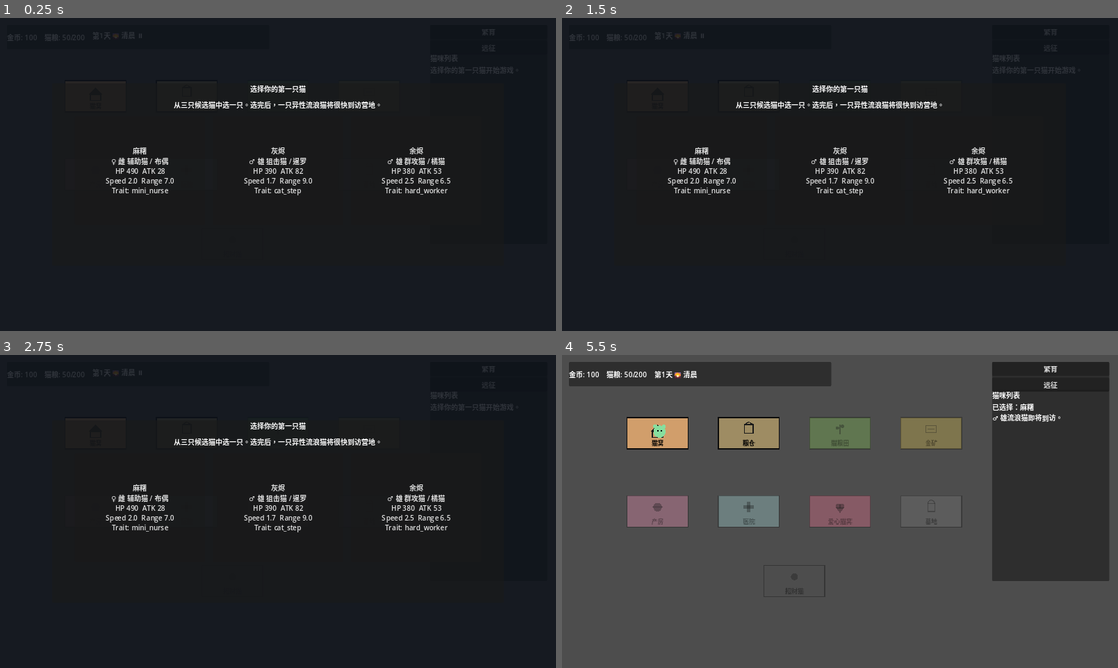
Above: before the commit, frames 1-4 (two rows, left to right).
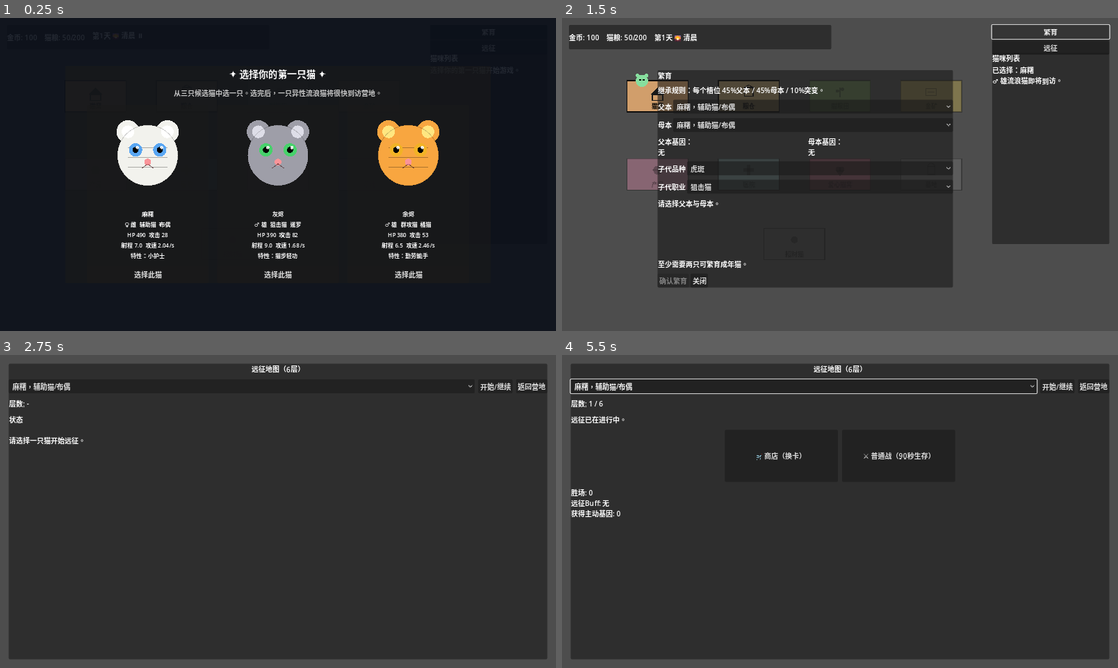
Above: after the commit, the same moments.

Repository: chriszcc1021/superMaomao
Game: Godot game, scene res://scenes/camp/CampScene.tscn
Same seed, same stepped clock (60 frames per second), same inputs: the game is played once before the commit and once after it.
Inputs (mouse positions are in pixels of both pictures, inside the frame that each line leads up to):
- Up to frame 1 (0.25 s): no input
- Up to frame 2 (1.5 s): click (712, 274) at 0.5 s, where only the run after the commit has a clickable "选择此猫"; click "繁育" at 1.25 s
- Up to frame 3 (2.75 s): click "远征" at 2 s
- Up to frame 4 (5.5 s): click (1056, 386) at 2.75 s, where only the run after the commit has a clickable "开始/继续"; click (1056, 386) at 3.5 s, where only the run after the commit has a clickable "开始/继续"; click (801, 386) at 4.25 s, where only the run after the commit has a clickable "麻糬，辅助猫/布偶"; click (701, 508) at 5 s, where only the run before the commit has a clickable "麻糬 ♀ 雌 辅助猫 / 布偶 HP 490 ATK 28…"

The runs differ from the first frame. In frame 1, 8.9% of the frame differs, in the area x 19-81%, y 16-84%; in frame 2, 61%; in frame 3, 20%; in frame 4, 74%, in the area x 1-99%, y 2-98%.

Commit message:
feat: 首选猫卡片UI - 带猫咪外观预览的卡片式选择界面
- 新增 StarterCatPreview.gd (Control子类)：用draw_circle绘制猫咪外观
  - 支持毛色(orange/black/white/gray)、眼睛颜色(blue/green/amber)
  - 支持花纹(tabby条纹/spotted斑点/tortoise玳瑁/colorpoint重点色)
  - 耳朵内侧高光、眼睛瞳孔反光、鼻嘴细节
- 首选猫overlay改造为3张卡片横排布局
  - 上方：猫咪外观预览区(280x170)
  - 中间：猫名/性别/职业/品种/HP/ATK/射程/攻速/特性文字
  - 下方：「选择此猫」按钮
- 去掉旧的纯文字Button方案

Diff:
--- a/scenes/camp/CampScene.gd
+++ b/scenes/camp/CampScene.gd
@@ -2,6 +2,7 @@
 
 const CatSpriteScene := preload("res://scenes/common/CatSprite.tscn")
 const DayManagerScript := preload("res://scenes/camp/DayManager.gd")
+const StarterCatPreviewScript := preload("res://scenes/camp/ui/StarterCatPreview.gd")
 
 const BUILDING_SCENES := {
 	"cat_house": preload("res://scenes/camp/buildings/CatHouse.tscn"),
@@ -61,6 +62,8 @@
 var _starter_overlay: Control = null
 var _starter_hint_label: Label = null
 var _starter_choice_buttons: Array[Button] = []
+var _starter_previews: Array[Control] = []
+var _starter_info_labels: Array[Label] = []
 var _starter_overlay_paused_time: bool = false
 
 # 升级按钮容器（动态创建）
@@ -588,57 +591,98 @@
 	if _starter_overlay != null:
 		return
 
+	# ── 全屏半透明遮罩 ──
 	var overlay := ColorRect.new()
 	overlay.name = "StarterOverlay"
 	overlay.set_anchors_preset(Control.PRESET_FULL_RECT)
-	overlay.color = Color(0.05, 0.07, 0.10, 0.86)
+	overlay.color = Color(0.04, 0.06, 0.10, 0.90)
 	overlay.mouse_filter = Control.MOUSE_FILTER_STOP
 
+	# ── 中央主面板 ──
 	var panel := PanelContainer.new()
-	panel.custom_minimum_size = Vector2(1040.0, 420.0)
+	panel.custom_minimum_size = Vector2(980.0, 500.0)
 	panel.anchor_left = 0.5
 	panel.anchor_top = 0.5
 	panel.anchor_right = 0.5
 	panel.anchor_bottom = 0.5
-	panel.offset_left = -520.0
-	panel.offset_top = -210.0
-	panel.offset_right = 520.0
-	panel.offset_bottom = 210.0
+	panel.offset_left = -490.0
+	panel.offset_top = -250.0
+	panel.offset_right = 490.0
+	panel.offset_bottom = 250.0
 	overlay.add_child(panel)
 
 	var root := VBoxContainer.new()
 	root.size_flags_horizontal = Control.SIZE_EXPAND_FILL
 	root.size_flags_vertical = Control.SIZE_EXPAND_FILL
-	root.add_theme_constant_override("separation", 14)
+	root.add_theme_constant_override("separation", 16)
 	panel.add_child(root)
 
+	# ── 标题 ──
 	var title := Label.new()
-	title.text = "选择你的第一只猫"
+	title.text = "✦ 选择你的第一只猫 ✦"
 	title.horizontal_alignment = HORIZONTAL_ALIGNMENT_CENTER
+	title.add_theme_font_size_override("font_size", 22)
 	root.add_child(title)
 
+	# ── 副标题 ──
 	var hint := Label.new()
 	hint.text = "从三只候选猫中选一只。选完后，一只异性流浪猫将很快到访营地。"
-	hint.autowrap_mode = TextServer.AUTOWRAP_WORD_SMART
 	hint.horizontal_alignment = HORIZONTAL_ALIGNMENT_CENTER
+	hint.add_theme_color_override("font_color", Color(0.78, 0.78, 0.78))
 	root.add_child(hint)
 	_starter_hint_label = hint
 
+	# ── 三张卡片横排 ──
 	var choices := HBoxContainer.new()
 	choices.alignment = BoxContainer.ALIGNMENT_CENTER
-	choices.add_theme_constant_override("separation", 18)
+	choices.size_flags_vertical = Control.SIZE_EXPAND_FILL
+	choices.add_theme_constant_override("separation", 20)
 	root.add_child(choices)
 
 	for index in GameConstants.STARTER_CHOICE_COUNT:
-		var button := Button.new()
-		button.custom_minimum_size = Vector2(300.0, 250.0)
-		button.clip_text = false
-		button.pressed.connect(_on_starter_choice_pressed.bind(index))
-		choices.add_child(button)
-		_starter_choice_buttons.append(button)
+		var card := _build_starter_card(index)
+		choices.add_child(card)
 
 	_ui_layer.add_child(overlay)
 	_starter_overlay = overlay
+
+func _build_starter_card(index: int) -> PanelContainer:
+	# ── 卡片外框 ──
+	var card := PanelContainer.new()
+	card.custom_minimum_size = Vector2(280.0, 390.0)
+	card.size_flags_vertical = Control.SIZE_EXPAND_FILL
+
+	var inner := VBoxContainer.new()
+	inner.size_flags_horizontal = Control.SIZE_EXPAND_FILL
+	inner.size_flags_vertical = Control.SIZE_EXPAND_FILL
+	inner.add_theme_constant_override("separation", 8)
+	card.add_child(inner)
+
+	# ── 猫咪外观预览（占据约一半高度） ──
+	var preview: Control = StarterCatPreviewScript.new()
+	preview.custom_minimum_size = Vector2(280.0, 170.0)
+	preview.size_flags_vertical = Control.SIZE_EXPAND_FILL
+	inner.add_child(preview)
+	_starter_previews.append(preview)
+
+	# ── 猫咪信息标签 ──
+	var info := Label.new()
+	info.horizontal_alignment = HORIZONTAL_ALIGNMENT_CENTER
+	@warning_ignore("int_as_enum_without_cast")
+	info.autowrap_mode = TextServer.AUTOWRAP_WORD_SMART
+	info.add_theme_font_size_override("font_size", 13)
+	inner.add_child(info)
+	_starter_info_labels.append(info)
+
+	# ── 选择按钮 ──
+	var btn := Button.new()
+	btn.text = "选择此猫"
+	btn.custom_minimum_size = Vector2(0.0, 40.0)
+	btn.pressed.connect(_on_starter_choice_pressed.bind(index))
+	inner.add_child(btn)
+	_starter_choice_buttons.append(btn)
+
+	return card
 
 func _refresh_starter_overlay() -> void:
 	if _starter_overlay == null or _game_state == null:
@@ -657,31 +701,32 @@
 
 	var candidates: Array = _game_state.starter_candidates
 	for index in _starter_choice_buttons.size():
-		var button := _starter_choice_buttons[index]
-		if index >= candidates.size():
-			button.disabled = true
-			button.text = "Unavailable"
-			continue
-		var cat: CatData = candidates[index]
-		button.disabled = false
-		button.text = _starter_button_text(cat)
-
-func _starter_button_text(cat: CatData) -> String:
-	var traits: PackedStringArray = []
+		var btn := _starter_choice_buttons[index]
+		var has_cat: bool = index < candidates.size()
+		btn.disabled = not has_cat
+		# 更新预览和信息标签
+		if index < _starter_previews.size():
+			var preview: Control = _starter_previews[index]
+			if preview.has_method("setup"):
+				preview.call("setup", candidates[index] if has_cat else null)
+		if index < _starter_info_labels.size():
+			var lbl: Label = _starter_info_labels[index]
+			lbl.text = _starter_card_info_text(candidates[index]) if has_cat else ""
+
+func _starter_card_info_text(cat: CatData) -> String:
+	var gene_names: PackedStringArray = []
 	for gene_id: String in cat.get_special_genes():
-		traits.append(gene_id)
-	var trait_text := ", ".join(traits) if not traits.is_empty() else "无"
-	return "%s\n%s %s / %s\nHP %.0f  ATK %.0f\nSpeed %.1f  Range %.1f\nTrait: %s" % [
-		cat.cat_name,
-		GameConstants.sex_display(cat.sex),
-		GameConstants.profession_zh(cat.profession),
-		GameConstants.breed_zh(cat.breed),
-		cat.base_hp,
-		cat.base_attack,
-		cat.base_attack_speed,
-		cat.base_range,
-		trait_text,
-	]
+		var gene_info: Dictionary = GameConstants.GENE_DISPLAY_ZH.get(gene_id, {})
+		var gene_name: String = str(gene_info.get("name", gene_id))
+		gene_names.append(gene_name)
+	var trait_text := "、".join(gene_names) if not gene_names.is_empty() else "无"
+	return (
+		"%s\n" % cat.cat_name
+		+ "%s  %s  %s\n" % [GameConstants.sex_display(cat.sex), GameConstants.profession_zh(cat.profession), GameConstants.breed_zh(cat.breed)]
+		+ "HP %.0f  攻击 %.0f\n" % [cat.base_hp, cat.base_attack]
+		+ "射程 %.1f  攻速 %.2f/s\n" % [cat.base_range, cat.base_attack_speed]
+		+ "特性：%s" % trait_text
+	)
 
 func _on_starter_choice_pressed(index: int) -> void:
 	var chosen: CatData = _game_state.choose_starter_cat(index)
--- /dev/null
+++ b/scenes/camp/ui/StarterCatPreview.gd
@@ -0,0 +1,100 @@
+class_name StarterCatPreview
+extends Control
+## 首选猫卡片中的猫咪外观预览（Control版，无需SubViewport）
+
+var cat_data: CatData = null
+
+func setup(data: CatData) -> void:
+	cat_data = data
+	queue_redraw()
+
+func _draw() -> void:
+	if cat_data == null:
+		return
+	var center := size / 2.0
+	var r := minf(size.x, size.y) * 0.30
+	var cat_color := _get_cat_color()
+
+	# ── 身体 ──
+	draw_circle(center, r, cat_color)
+	# ── 耳朵 ──
+	var ear_r := r * 0.38
+	var ear_offset := Vector2(r * 0.65, r * 0.78)
+	draw_circle(center + Vector2(-ear_offset.x, -ear_offset.y), ear_r, cat_color)
+	draw_circle(center + Vector2( ear_offset.x, -ear_offset.y), ear_r, cat_color)
+	# 耳朵内侧
+	var inner_ear := _lighter(cat_color, 0.25)
+	draw_circle(center + Vector2(-ear_offset.x, -ear_offset.y), ear_r * 0.55, inner_ear)
+	draw_circle(center + Vector2( ear_offset.x, -ear_offset.y), ear_r * 0.55, inner_ear)
+
+	# ── 花纹叠加 ──
+	_draw_pattern(center, r, cat_color)
+
+	# ── 眼睛 ──
+	var eye_color := _get_eye_color()
+	var ex := r * 0.40
+	var ey := r * 0.18
+	draw_circle(center + Vector2(-ex, -ey), r * 0.22, eye_color)
+	draw_circle(center + Vector2( ex, -ey), r * 0.22, eye_color)
+	# 瞳孔
+	var pupil_r := r * 0.10
+	draw_circle(center + Vector2(-ex, -ey), pupil_r, Color.BLACK)
+	draw_circle(center + Vector2( ex, -ey), pupil_r, Color.BLACK)
+	# 眼睛高光
+	draw_circle(center + Vector2(-ex + r * 0.06, -ey - r * 0.08), pupil_r * 0.55, Color(1, 1, 1, 0.85))
+	draw_circle(center + Vector2( ex + r * 0.06, -ey - r * 0.08), pupil_r * 0.55, Color(1, 1, 1, 0.85))
+
+	# ── 鼻子 ──
+	draw_circle(center + Vector2(0, r * 0.22), r * 0.11, Color(0.98, 0.58, 0.60))
+	# 嘴（两条斜线）
+	var mouth_base := center + Vector2(0, r * 0.28)
+	draw_line(mouth_base, mouth_base + Vector2(-r * 0.20, r * 0.15), Color(0.3, 0.15, 0.15, 0.7), 1.5)
+	draw_line(mouth_base, mouth_base + Vector2( r * 0.20, r * 0.15), Color(0.3, 0.15, 0.15, 0.7), 1.5)
+
+	# ── 轮廓描边 ──
+	draw_arc(center, r, 0.0, TAU, 48, Color(0, 0, 0, 0.18), 1.5)
+
+func _draw_pattern(center: Vector2, r: float, base_color: Color) -> void:
+	if cat_data == null:
+		return
+	var stripe := base_color.darkened(0.30)
+	match cat_data.gene_pattern:
+		"tabby":
+			for i in range(3):
+				var y := center.y - r * 0.25 + i * (r * 0.32)
+				draw_line(Vector2(center.x - r * 0.65, y), Vector2(center.x + r * 0.65, y), stripe, 2.0)
+		"spotted":
+			var spots := [Vector2(-0.35, 0.15), Vector2(0.30, 0.25), Vector2(0.05, -0.10), Vector2(-0.20, 0.35)]
+			for sp in spots:
+				draw_circle(center + (sp as Vector2) * r * 1.3, r * 0.18, stripe)
+		"tortoise":
+			var patches := [Vector2(-0.28, -0.10), Vector2(0.30, -0.15), Vector2(0.00, 0.30)]
+			for p in patches:
+				draw_circle(center + (p as Vector2) * r * 1.2, r * 0.28, Color(0.85, 0.42, 0.12, 0.50))
+		"colorpoint":
+			# 脸部颜色深
+			draw_circle(center + Vector2(0, r * 0.45), r * 0.32, base_color.darkened(0.40))
+
+func _lighter(c: Color, amount: float) -> Color:
+	return Color(clampf(c.r + amount, 0.0, 1.0),
+				 clampf(c.g + amount, 0.0, 1.0),
+				 clampf(c.b + amount, 0.0, 1.0), c.a)
+
+func _get_cat_color() -> Color:
+	if cat_data == null:
+		return Color(0.80, 0.70, 0.60)
+	match cat_data.gene_fur_main:
+		"orange": return Color(0.97, 0.65, 0.25)
+		"black":  return Color(0.22, 0.22, 0.25)
+		"white":  return Color(0.95, 0.95, 0.93)
+		"gray":   return Color(0.62, 0.62, 0.66)
+	return Color(0.82, 0.72, 0.58)
+
+func _get_eye_color() -> Color:
+	if cat_data == null:
+		return Color(0.90, 0.75, 0.20)
+	match cat_data.gene_eye_color:
+		"blue":   return Color(0.35, 0.65, 0.95)
+		"green":  return Color(0.28, 0.82, 0.42)
+		"amber":  return Color(0.95, 0.70, 0.15)
+	return Color(0.90, 0.75, 0.20)
